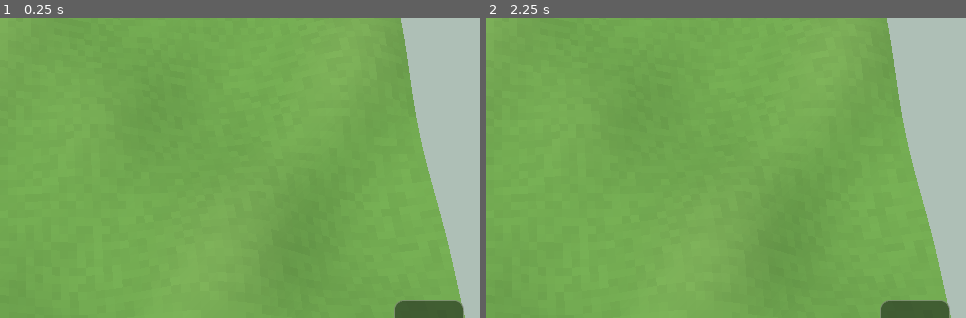
Above: before the commit, frames 1-2 (left to right).
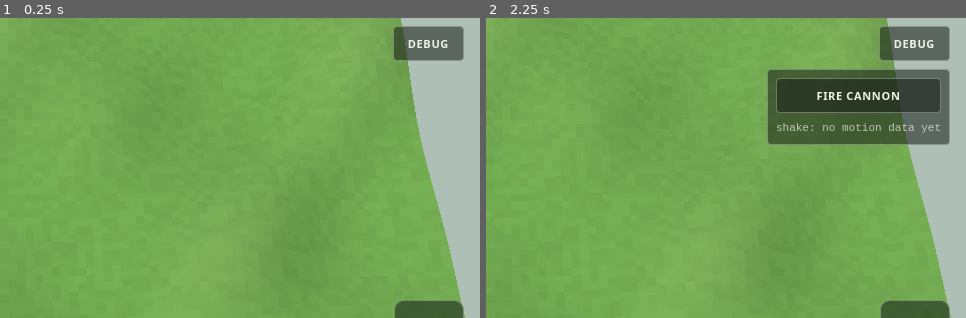
Above: after the commit, the same moments.

Repository: Kickpunch3r/tank-game
Game: browser game, page mobile/index.html
Two runs of this game, one before a commit and one after it. Both use one fixed random seed, a clock stepped at 60 frames per second and the inputs below.
Inputs (mouse positions are % of the whole screen's width and height, from its top left):
- Up to frame 1 (0.25 s): no input
- Up to frame 2 (2.25 s): click "RESTART LEVEL" at 0.27 s; hold Down 1.03-1.3 s; move the mouse to (50, 60) at 1.07 s; hold Up 1.35-1.65 s; move the mouse to (30, 40) at 1.67 s; hold Up 1.7-1.93 s; hold Down from 1.98 s (still down); click (95, 19) at 2.02 s, where only the run after the commit has a clickable "DEBUG"
The pictures show only the part of the screen within x 50-100%, y 15-65%; the shares and areas given below are measured in that part.

The runs differ from the first frame. In frame 1, 1.7% of the frame differs, in the area x 81-97%, y 2-15%; in frame 2, 11%, in the area x 58-97%, y 2-43%.

Commit message:
Mobile game: cannon, debug menu, shake-to-fire
A shell is lobbed along the barrel and lands with a dust puff; the hull
recoils and there is a 1.5 s reload. Fired from a Fire button in a new
Debug menu, or by shaking the phone where the page may read the motion
sensor.

Co-Authored-By: Claude Fable 5.2 <noreply@anthropic.com>
Claude-Session: https://claude.ai/code/session_01Pkyw8bCQZA4ga9RL5iMtKL

Diff:
--- a/mobile/index.html
+++ b/mobile/index.html
@@ -53,6 +53,13 @@
     background: var(--panel); border: 1px solid var(--panel-edge); border-radius: 4px;
     padding: 10px 18px;
   }
+  #debugMenu {
+    pointer-events: auto;
+    display: flex; flex-direction: column; align-items: stretch; gap: 8px;
+    background: var(--panel); border: 1px solid var(--panel-edge); border-radius: 4px;
+    padding: 8px; max-width: 190px;
+  }
+  #shakeStatus { font-family: var(--font-data); font-size: 11px; line-height: 1.4; color: var(--ink-dim); }
   #buttons button {
     pointer-events: auto;
     font: 600 11px var(--font-ui); letter-spacing: 0.06em; text-transform: uppercase;
@@ -106,6 +113,12 @@
     <div id="buttons">
       <button id="reset" type="button">Back to checkpoint</button>
       <button id="restart" type="button">Restart level</button>
+      <button id="debugToggle" type="button" aria-expanded="false" aria-controls="debugMenu">Debug</button>
+      <div id="debugMenu" hidden>
+        <button id="fire" type="button">Fire cannon</button>
+        <button id="shakeAllow" type="button" hidden>Allow shake</button>
+        <div id="shakeStatus">shake: no motion data yet</div>
+      </div>
     </div>
   </div>
   <div id="banner" hidden></div>
@@ -144,6 +157,11 @@
     teeterLean: 0.14,       // how far it leans when right at the edge (radians)
     tiltSpring: 120,        // stiffness of the hull tilting to match the ground
     tiltDamping: 9,         // lower = rocks for longer
+    shellSpeed: 34,         // how fast a shell leaves the barrel
+    shellLiftDeg: 10,       // how far above the barrel's line it is lobbed
+    reloadSeconds: 1.5,
+    recoilKick: 2.2,        // how hard firing rocks the hull back
+    shakeThreshold: 14,     // how hard a shake fires the cannon (m/s2; lower = easier)
     viewWidth: 28           // units of ground across the screen (the level's playable width)
   };
 
@@ -524,6 +542,103 @@
   }
 
   // ------------------------------------------------------------------
+  // Cannon: shells fly in an arc and land with a puff of dust. Nothing to hit yet.
+  // ------------------------------------------------------------------
+  const cannon = { reload: 0, recoil: 0, shotsFired: 0, lastImpact: null };
+  const shells = [], puffs = [];
+  const shellGeo = new THREE.SphereGeometry(0.16, 8, 6);
+  const shellMat = new THREE.MeshBasicMaterial({ color: 0x1d1d1a });
+  const puffGeo = new THREE.SphereGeometry(1, 10, 8);
+  const tankQuat = new THREE.Quaternion(), tankEuler = new THREE.Euler(0, 0, 0, "YXZ");
+
+  function addPuff(x, y, z, size, seconds, hex) {
+    const mesh = new THREE.Mesh(puffGeo, new THREE.MeshBasicMaterial({ color: hex, transparent: true, opacity: 0.8, depthWrite: false }));
+    mesh.position.set(x, y, z);
+    scene.add(mesh);
+    puffs.push({ mesh: mesh, age: 0, life: seconds, size: size });
+  }
+
+  // Returns true if a shell was fired (false while reloading).
+  function fireCannon() {
+    if (cannon.reload > 0) return false;
+    tankEuler.set(tank.pitch, tank.yaw, tank.roll);
+    tankQuat.setFromEuler(tankEuler);
+    const lift = SET.shellLiftDeg * Math.PI / 180;
+    const dir = new THREE.Vector3(0, Math.sin(lift), -Math.cos(lift)).applyQuaternion(tankQuat);
+    const muzzle = new THREE.Vector3(0, 0.85, -1.6).applyQuaternion(tankQuat);
+    const mesh = new THREE.Mesh(shellGeo, shellMat);
+    mesh.position.set(tank.x + muzzle.x, tank.y + muzzle.y, tank.z + muzzle.z);
+    mesh.castShadow = true;
+    scene.add(mesh);
+    shells.push({ mesh: mesh, vel: dir.multiplyScalar(SET.shellSpeed), age: 0 });
+    addPuff(mesh.position.x, mesh.position.y, mesh.position.z, 0.6, 0.18, 0xffe9a8);   // muzzle flash
+    cannon.reload = SET.reloadSeconds;
+    cannon.recoil = 0.3;
+    cannon.shotsFired++;
+    tank.pitchVel += SET.recoilKick;        // nose rocks up
+    return true;
+  }
+
+  function stepCannon(dt) {
+    cannon.reload = Math.max(0, cannon.reload - dt);
+    cannon.recoil *= Math.exp(-dt * 9);
+    for (let i = shells.length - 1; i >= 0; i--) {
+      const sh = shells[i], p = sh.mesh.position;
+      sh.vel.y -= SET.gravity * dt;
+      p.x += sh.vel.x * dt; p.y += sh.vel.y * dt; p.z += sh.vel.z * dt;
+      sh.age += dt;
+      const ground = groundHeight(p.x, p.z);
+      if (p.y <= ground || sh.age > 5) {
+        cannon.lastImpact = { x: p.x, y: ground, z: p.z };
+        addPuff(p.x, ground + 0.2, p.z, 1.7, 0.55, 0xcbb994);                       // dust
+        scene.remove(sh.mesh);
+        shells.splice(i, 1);
+      }
+    }
+    for (let i = puffs.length - 1; i >= 0; i--) {
+      const pf = puffs[i];
+      pf.age += dt;
+      const t = pf.age / pf.life;
+      if (t >= 1) { scene.remove(pf.mesh); pf.mesh.material.dispose(); puffs.splice(i, 1); continue; }
+      pf.mesh.scale.setScalar(pf.size * (0.35 + 0.65 * t));
+      pf.mesh.material.opacity = 0.8 * (1 - t);
+    }
+  }
+
+  // Shake to fire. Needs the phone's motion sensor, which some pages aren't allowed to read
+  // (the claude.ai link is one), and which iPhones only give after the player taps "Allow".
+  const shake = { status: "no motion data yet", gravity: null };
+  function onMotion(e) {
+    let a = e.acceleration, mag = 0;
+    if (a && a.x !== null && a.x !== undefined) {
+      mag = Math.hypot(a.x, a.y, a.z);
+    } else {
+      // Only the reading that includes gravity: track gravity slowly and subtract it.
+      a = e.accelerationIncludingGravity;
+      if (!a || a.x === null || a.x === undefined) return;
+      if (!shake.gravity) shake.gravity = { x: a.x, y: a.y, z: a.z };
+      const g = shake.gravity;
+      g.x += (a.x - g.x) * 0.1; g.y += (a.y - g.y) * 0.1; g.z += (a.z - g.z) * 0.1;
+      mag = Math.hypot(a.x - g.x, a.y - g.y, a.z - g.z);
+    }
+    shake.status = "on";
+    if (mag > SET.shakeThreshold) fireCannon();
+  }
+  const needsShakePermission = typeof DeviceMotionEvent !== "undefined" && typeof DeviceMotionEvent.requestPermission === "function";
+  if (typeof DeviceMotionEvent === "undefined") shake.status = "this browser has no motion sensor";
+  else {
+    // Listen straight away (Android sends motion without asking); iPhones stay silent until allowed.
+    window.addEventListener("devicemotion", onMotion);
+    if (needsShakePermission) shake.status = "tap Allow shake";
+  }
+  function askShakePermission() {
+    DeviceMotionEvent.requestPermission().then(function (answer) {
+      if (answer === "granted") { if (shake.status !== "on") shake.status = "allowed, no motion data yet"; }
+      else shake.status = "blocked (not allowed)";
+    }).catch(function () { shake.status = "blocked by this page's host"; });
+  }
+
+  // ------------------------------------------------------------------
   // Controls: two thumb levers (touch or mouse); keys W/S and Up/Down for desktop
   // ------------------------------------------------------------------
   const keys = {};
@@ -613,7 +728,8 @@
     camera.lookAt(camTarget);
     sun.target.position.copy(camTarget);
     sun.position.set(camTarget.x - 60, camTarget.y + 110, camTarget.z + 35);
-    tankModel.position.set(tank.x, tank.y, tank.z);
+    // firing shoves the model back a little along its own length
+    tankModel.position.set(tank.x + Math.sin(tank.yaw) * cannon.recoil, tank.y, tank.z + Math.cos(tank.yaw) * cannon.recoil);
     tankModel.rotation.set(tank.pitch, tank.yaw, tank.roll);
   }
 
@@ -658,6 +774,15 @@
   }
   document.getElementById("reset").addEventListener("click", function () { toCheckpoint(false); });
   document.getElementById("restart").addEventListener("click", restartLevel);
+  const debugToggle = document.getElementById("debugToggle"), debugMenu = document.getElementById("debugMenu");
+  const shakeAllow = document.getElementById("shakeAllow"), shakeStatus = document.getElementById("shakeStatus");
+  debugToggle.addEventListener("click", function () {
+    debugMenu.hidden = !debugMenu.hidden;
+    debugToggle.setAttribute("aria-expanded", String(!debugMenu.hidden));
+  });
+  document.getElementById("fire").addEventListener("click", fireCannon);
+  shakeAllow.hidden = !needsShakePermission;
+  shakeAllow.addEventListener("click", askShakePermission);
 
   // ------------------------------------------------------------------
   // Main loop: fixed 60 steps a second so driving feels the same on every phone
@@ -669,7 +794,7 @@
     requestAnimationFrame(frame);
     const dt = Math.min(0.1, (now - last) / 1000 || 0); last = now;
     carry += dt;
-    while (carry >= STEP) { readLevers(); stepTank(STEP); updateProgress(STEP); carry -= STEP; }
+    while (carry >= STEP) { readLevers(); stepTank(STEP); stepCannon(STEP); updateProgress(STEP); carry -= STEP; }
     updateView(dt, false);
     renderer.render(scene, camera);
     if (!banner.hidden && now > bannerUntil) banner.hidden = true;
@@ -677,6 +802,7 @@
     if (fpsTime >= 0.5) {
       fps = Math.round(frames / fpsTime); frames = 0; fpsTime = 0;
       readout.textContent = fps + " fps\nheight " + tank.y.toFixed(1) + (tank.grounded ? "" : "  falling");
+      shakeStatus.textContent = "shake: " + shake.status;
     }
   }
 
@@ -696,10 +822,12 @@
   window.tankGame = {
     tank: tank, settings: SET, level: LEVEL, checkpoints: checkpoints,
     groundHeight: groundHeight, pathCentre: pathCentre, reset: resetTank, restart: restartLevel,
+    fire: fireCannon, cannon: cannon, shake: shake,
+    shellsInFlight: function () { return shells.length; },
     progress: function () { return { checkpoint: checkpointIndex, won: won }; },
     setLevers: function (l, r) { scripted = (l === null) ? null : { left: l, right: r }; },
     simulate: function (seconds) {
-      for (let t = 0; t < seconds; t += STEP) { readLevers(); stepTank(STEP); updateProgress(STEP); }
+      for (let t = 0; t < seconds; t += STEP) { readLevers(); stepTank(STEP); stepCannon(STEP); updateProgress(STEP); }
     }
   };
 
--- a/mobile/tests/run_tests.js
+++ b/mobile/tests/run_tests.js
@@ -102,6 +102,39 @@
   check('invisible wall keeps the tank on screen', side.x > -side.half && side.x < -side.half + 3.5, 'stopped at x ' + side.x.toFixed(1));
   await shot('side_wall');
 
+  // --- Cannon: fires a shell that lands ahead of the tank; reloading blocks a second shot ---
+  const shot1 = await page.evaluate(() => {
+    const g = tankGame; g.restart(); g.setLevers(0, 0); g.simulate(0.5);
+    const first = g.fire(), second = g.fire(), inFlight = g.shellsInFlight();
+    g.simulate(1.4);
+    const stillReloading = g.fire();
+    g.simulate(0.3);
+    const afterReload = g.fire();
+    return { first, second, inFlight, stillReloading, afterReload, impact: g.cannon.lastImpact, tankZ: g.tank.z, tankX: g.tank.x };
+  });
+  const ahead = shot1.impact ? shot1.tankZ - shot1.impact.z : 0;
+  check('cannon fires one shell', shot1.first && shot1.inFlight === 1);
+  check('shell lands ahead of the tank', shot1.impact && ahead > 8 && ahead < 30 && Math.abs(shot1.impact.x - shot1.tankX) < 1, 'landed ' + ahead.toFixed(1) + ' units ahead');
+  check('reload blocks firing for 1.5 s', !shot1.second && !shot1.stillReloading && shot1.afterReload);
+  await page.evaluate(() => { tankGame.setLevers(null); tankGame.simulate(2); });
+  await page.click('#debugToggle');
+  const firedBefore = await page.evaluate(() => tankGame.cannon.shotsFired);
+  await page.click('#fire');
+  check('Fire button in the debug menu fires', await page.evaluate(n => tankGame.cannon.shotsFired === n + 1, firedBefore));
+  if (SHOTS) await page.screenshot({ path: path.join(__dirname, 'shots', 'cannon_fired.png') });
+
+  // --- Shake: a hard jolt from the motion sensor fires; a gentle one doesn't ---
+  const shaken = await page.evaluate(() => {
+    const g = tankGame; g.simulate(3);
+    const before = g.cannon.shotsFired;
+    window.dispatchEvent(new DeviceMotionEvent('devicemotion', { acceleration: { x: 3, y: 2, z: 1 } }));
+    const afterGentle = g.cannon.shotsFired;
+    window.dispatchEvent(new DeviceMotionEvent('devicemotion', { acceleration: { x: 18, y: 6, z: 2 } }));
+    return { gentle: afterGentle - before, hard: g.cannon.shotsFired - afterGentle, status: g.shake.status };
+  });
+  check('a hard shake fires, a gentle one does not', shaken.gentle === 0 && shaken.hard === 1, 'status: ' + shaken.status);
+  await page.click('#debugToggle');
+
   // --- Touch: two fingers on the two levers (left forward, right back) spins the tank ---
   await page.evaluate(() => { tankGame.restart(); tankGame.setLevers(null); });
   const L = await page.locator('#leverL .slot').boundingBox(), R = await page.locator('#leverR .slot').boundingBox();
Not shown, changed: NOTES.md
Not shown, changed: mobile/CLAUDE.md
